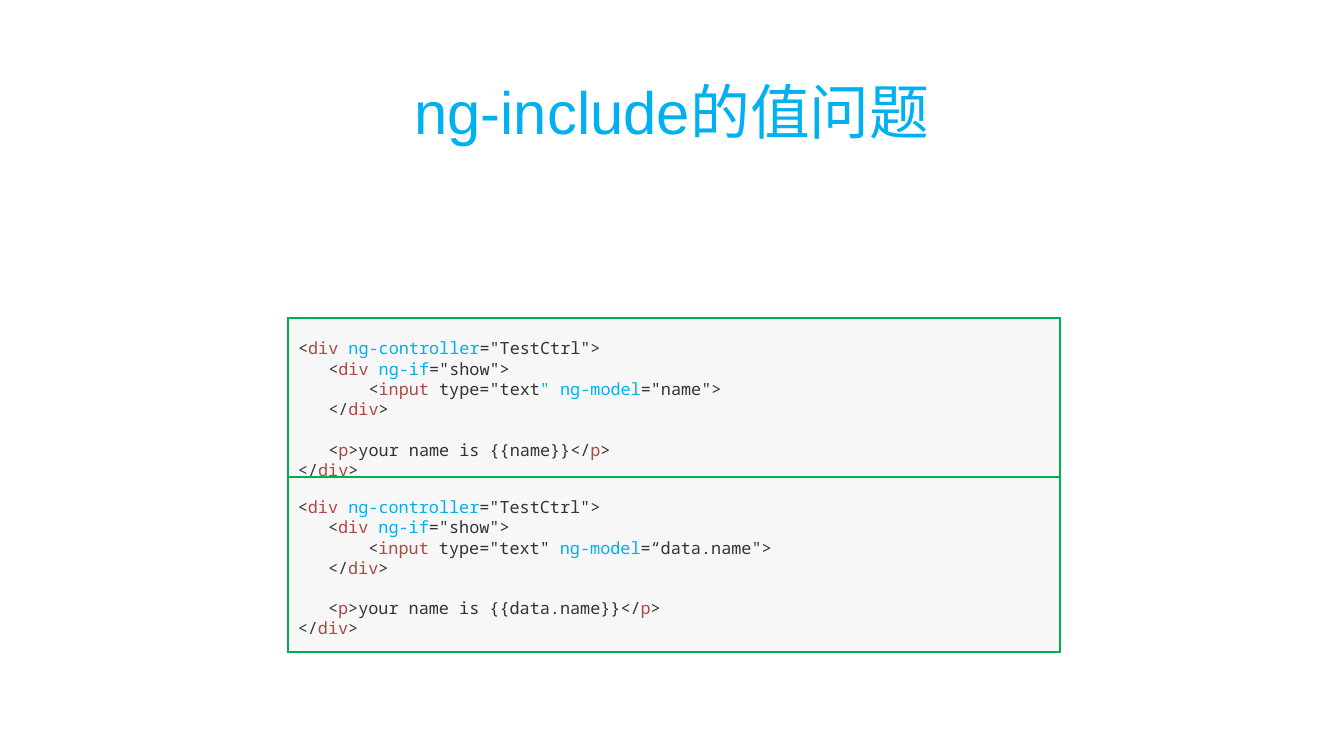
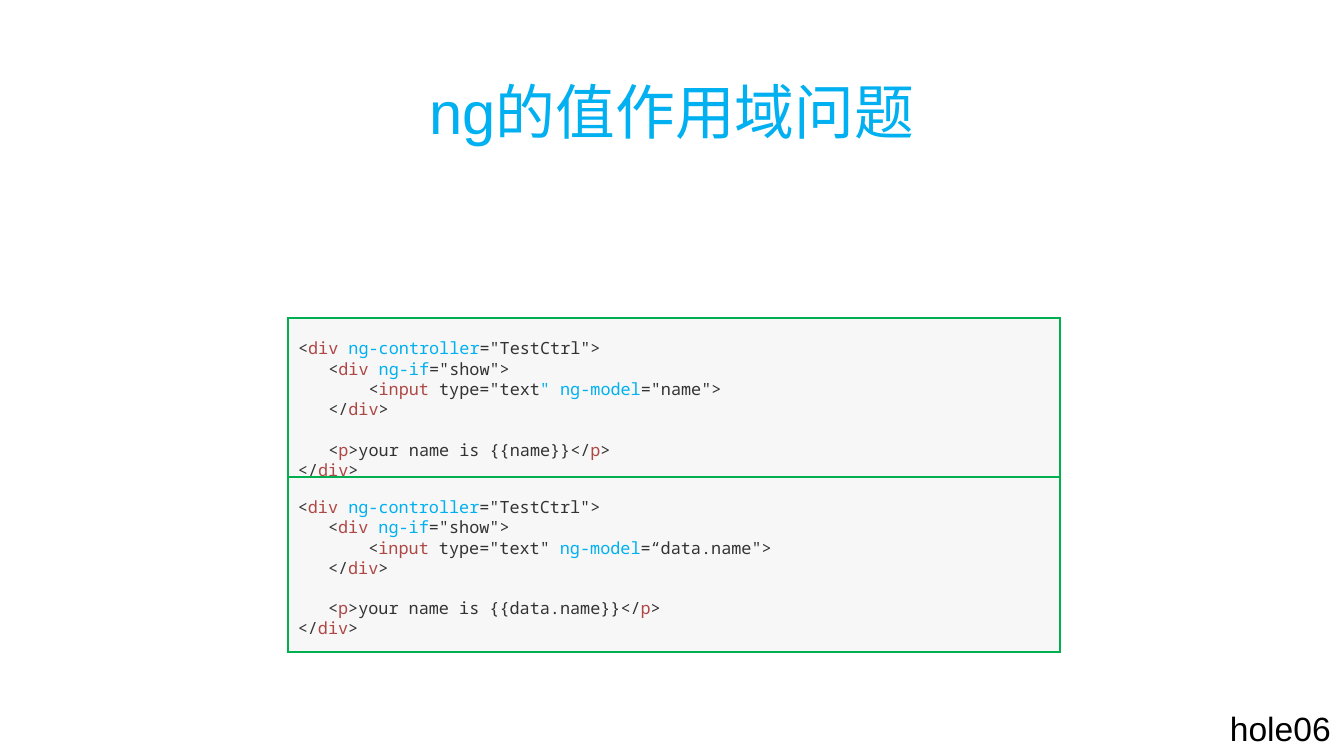
Before and after one commit to AlanZhang001/angularjs, a slide deck: slide 20 of angular-share/angular分享.ppt (slide 19 before the commit). Drawn at 1344x756 pixels with LibreOffice and Linux fonts; fonts in the diff are those of the drawing. Boxes give left, top, right and bottom in pixels: in the first picture for what was removed or moved away, otherwise in the second. Text is boxed around its words. In the diff, an @@ line names an element or a change of style, - is before the commit and + after.

```diff
--- a/angular-share/angular分享.ppt
+++ b/angular-share/angular分享.ppt
@@ text at box(429, 87, 914, 146): text changed @@
-ng-include的值问题
+ng的值作用域问题
@@ text added at box(1230, 716, 1331, 742), 18 pt, text #000000 @@
+hole06
```
Also in this commit, not shown: 9 other slides changed, 1 slide added, 7 other files.
